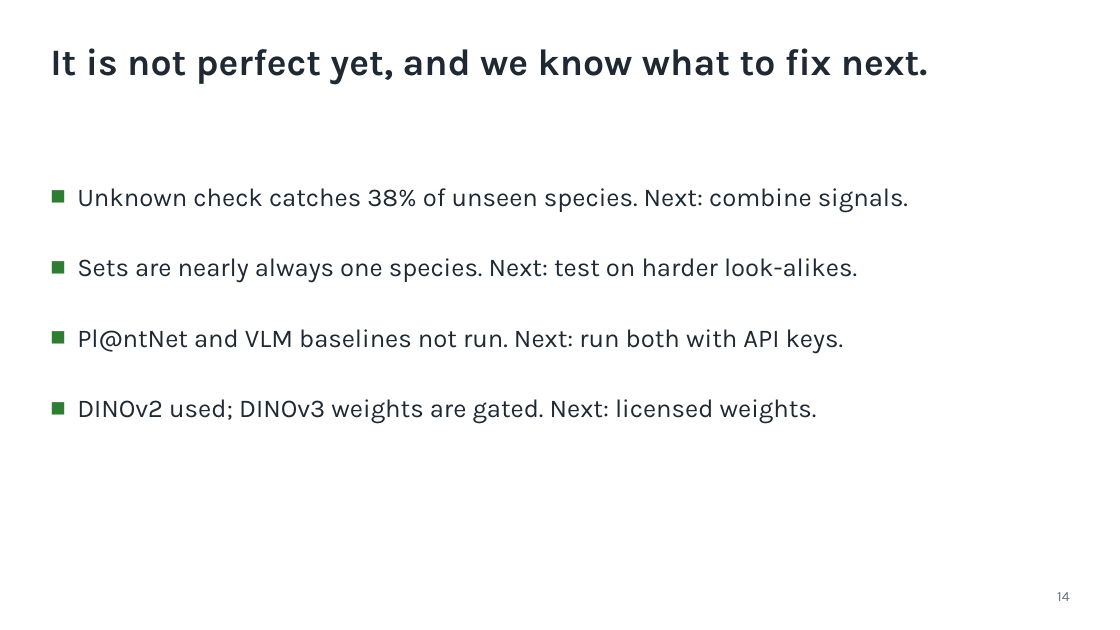
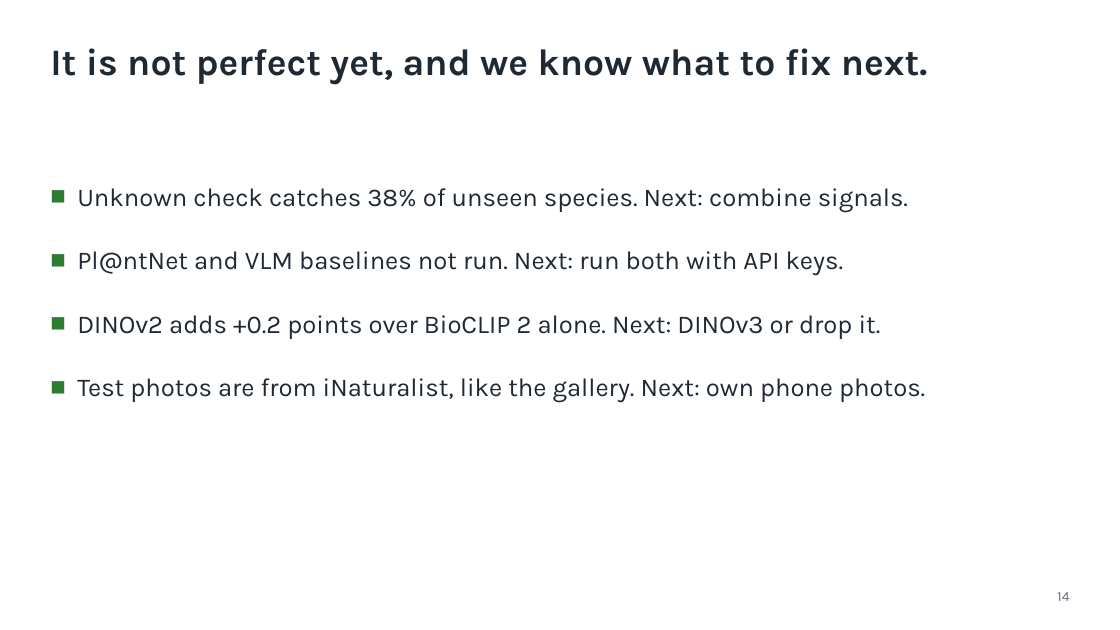
Before and after one commit to shadowBit01/Plant-Classifier-model, a slide deck: slide 14 of pitch/VanaLens.pptx. Drawn at 1120x630 pixels with LibreOffice and Linux fonts; fonts in the diff are those of the drawing. Boxes give left, top, right and bottom in pixels: in the first picture for what was removed or moved away, otherwise in the second. Text is boxed around its words. In the diff, an @@ line names an element or a change of style, - is before the commit and + after.

```diff
--- a/pitch/VanaLens.pptx
+++ b/pitch/VanaLens.pptx
@@ text at bbox=[77, 188, 908, 275]: less space between paragraphs @@
@@ text at bbox=[77, 258, 857, 282]: paragraph removed @@
-■ Sets are nearly always one species. Next: test on harder look-alikes.
@@ text at bbox=[77, 315, 925, 402]: text changed @@
-■ DINOv2 used; DINOv3 weights are gated. Next: licensed weights.
+■ DINOv2 adds +0.2 points over BioCLIP 2 alone. Next: DINOv3 or drop it.
+■ Test photos are from iNaturalist, like the gallery. Next: own phone photos.
```
Also in this commit, not shown: 13 other slides changed, 28 other files.
